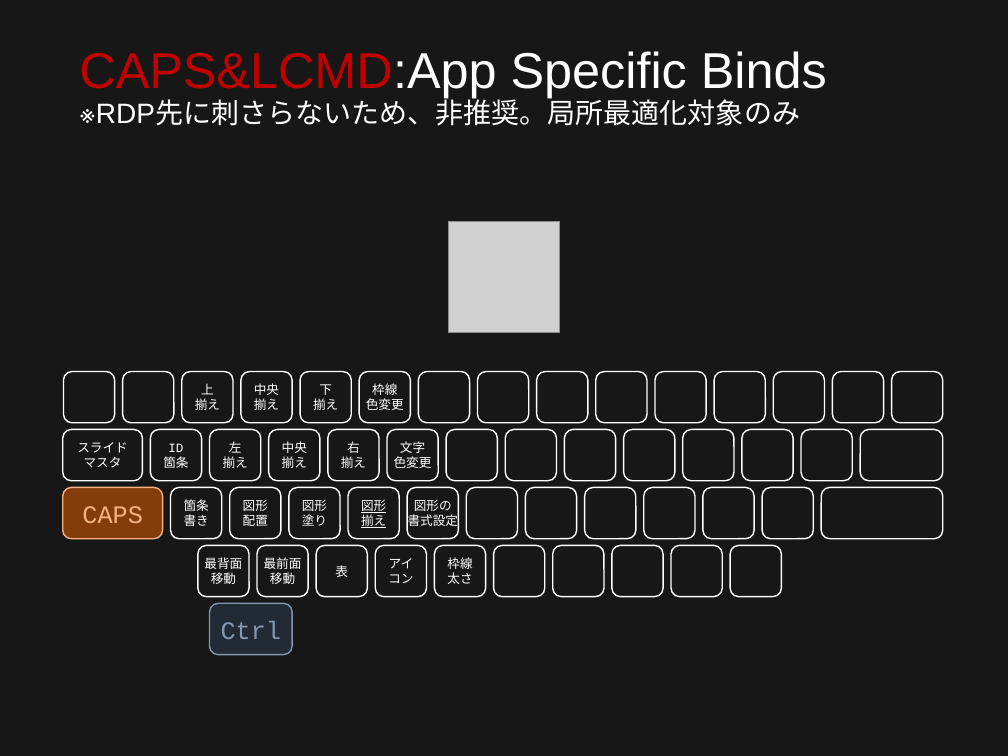
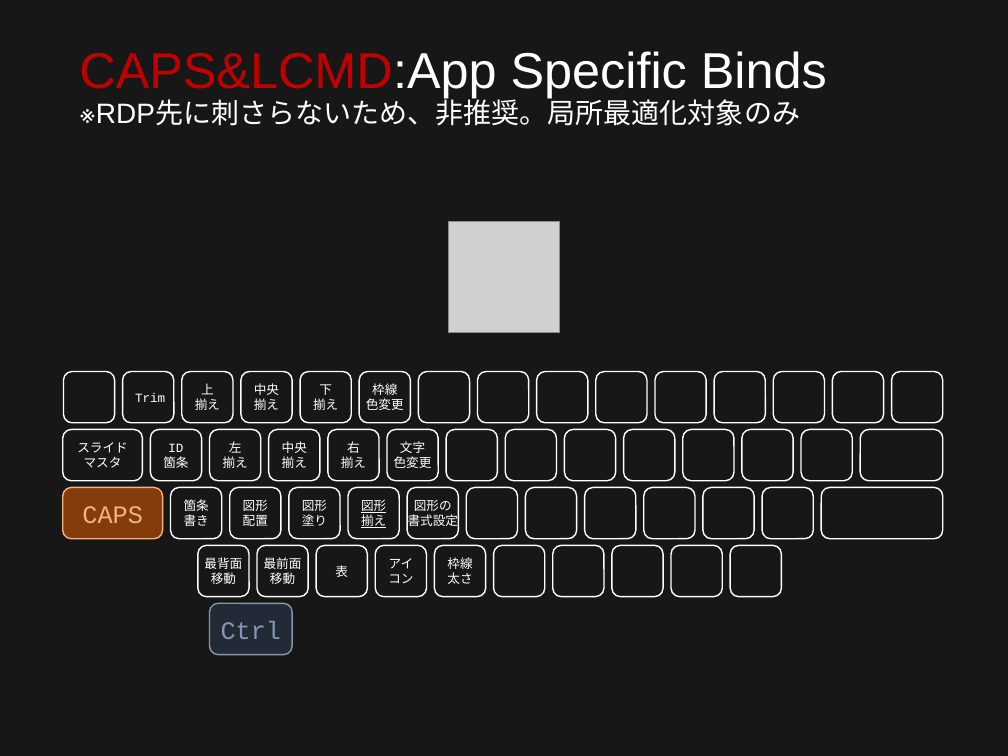
Before and after one commit to ittooo66/myAHKv2, a slide deck: slide 8 of MANUAL.pptx. Drawn at 1008x756 pixels with LibreOffice and Linux fonts; fonts in the diff are those of the drawing; grey boxes stand for pictures. Boxes give left, top, right and bottom in pixels: in the first picture for what was removed or moved away, otherwise in the second. Text is boxed around its words. In the diff, an @@ line names an element or a change of style, - is before the commit and + after.

Commit message:
Manual更新

```diff
--- a/MANUAL.pptx
+++ b/MANUAL.pptx
@@ text in rounded rectangle at [135,393,165,402]: text added @@
+Trim
```
